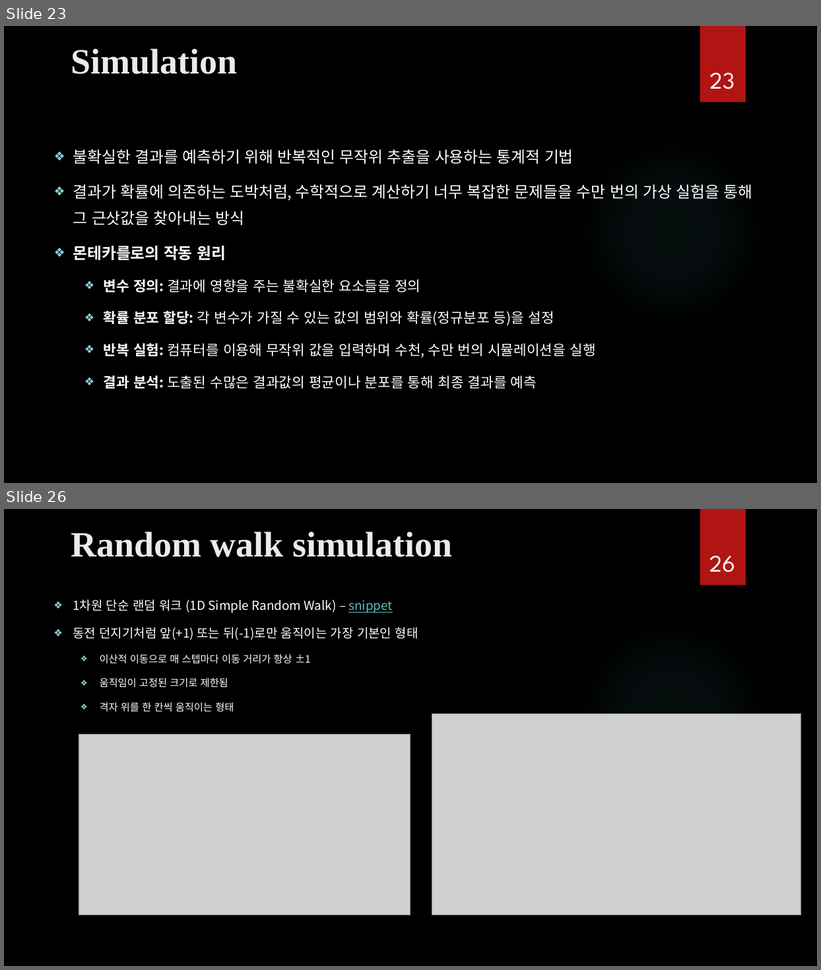
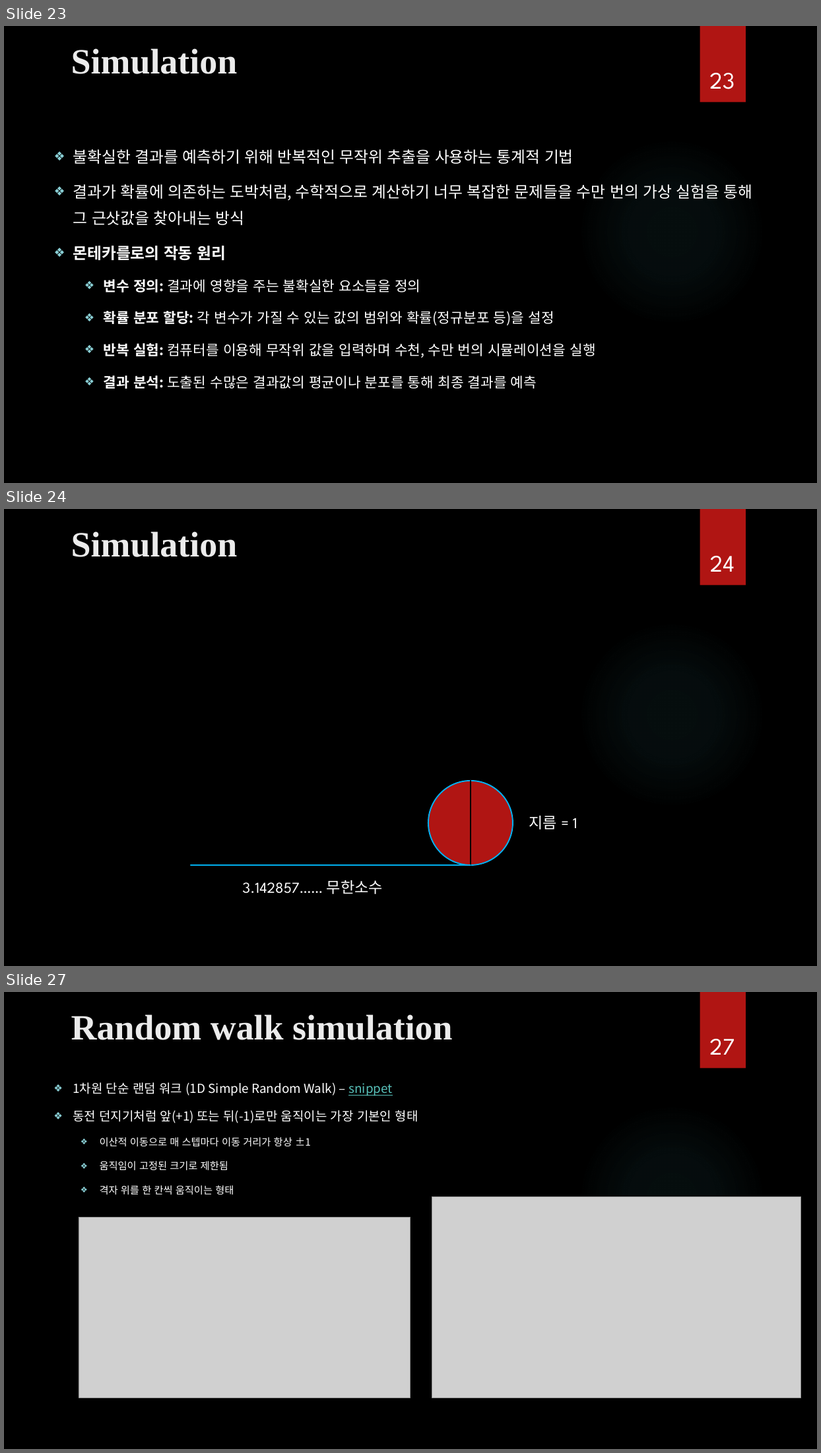
Before and after one commit to ancestor9/mathematics-for-machine-learning, a slide deck: Calculus/Calculus.pptx. Shown one above the other, each under a label of ours: slides 23 and 26 before the commit, slides 23, 24 and 27 after it; the slides between them are not shown. The pictures are 821x970 and 821x1453 pixels, drawn with LibreOffice and Linux fonts; fonts in the diff are those of the drawing; grey boxes stand for pictures; background and template pictures are left out. Boxes give left, top, right and bottom in pixels: in the first picture for what was removed or moved away, otherwise in the second. Text is boxed around its words. In the diff, an @@ line names an element or a change of style, - is before the commit and + after.

```diff
--- a/Calculus/Calculus.pptx
+++ b/Calculus/Calculus.pptx
@@ slide 24 added at <box>4,509,817,966</box>, background picture (left out); not listed: 2 template elements that a slide beside it also shows @@
@@ title added at <box>71,531,237,557</box>, 42 pt, text #EBEBEB, bold @@
+Simulation
@@ page number added at <box>710,556,735,572</box>, 28 pt, text #FFFFFF @@
+24
@@ ellipse added at <box>428,781,514,866</box>, fill #B01513, outline #00B0F0 1.5 pt @@
@@ line added from (471, 781) to (471, 865), #000000 1.5 pt @@
@@ text added at <box>529,816,578,830</box>, 18 pt, text #FFFFFF @@
+지름 = 1
@@ line added from (471, 865) to (191, 865), #00B0F0 1.5 pt @@
@@ text added at <box>242,881,383,894</box>, 18 pt, text #FFFFFF @@
+3.142857…… 무한소수
@@ what was slide 26 is now slide 27 @@
@@ page number at <box>710,1039,735,1055</box>: text changed @@
-26
+27
```
Also in this commit, not shown: 1 slide changed, 1 other slide added, 1 slide removed.
